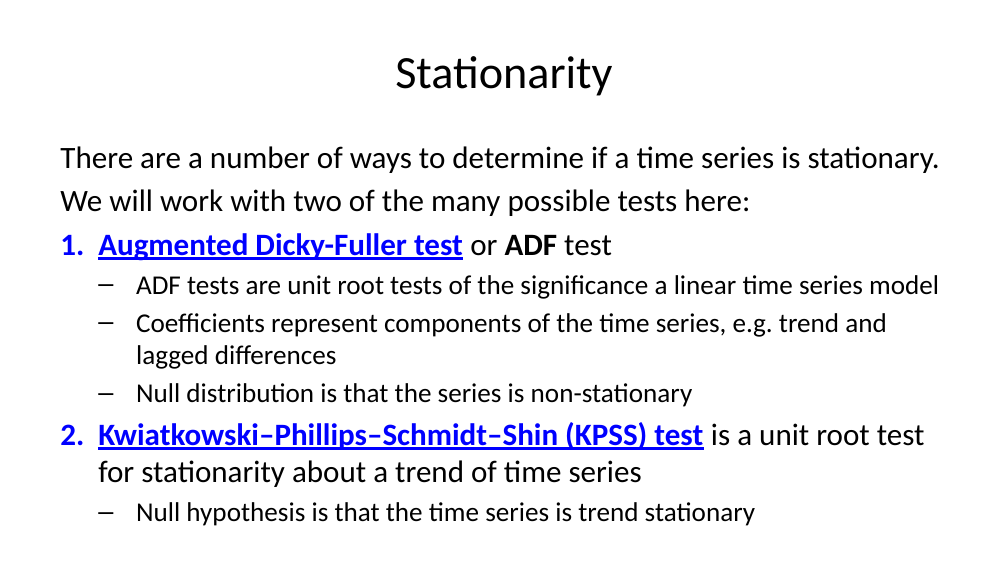
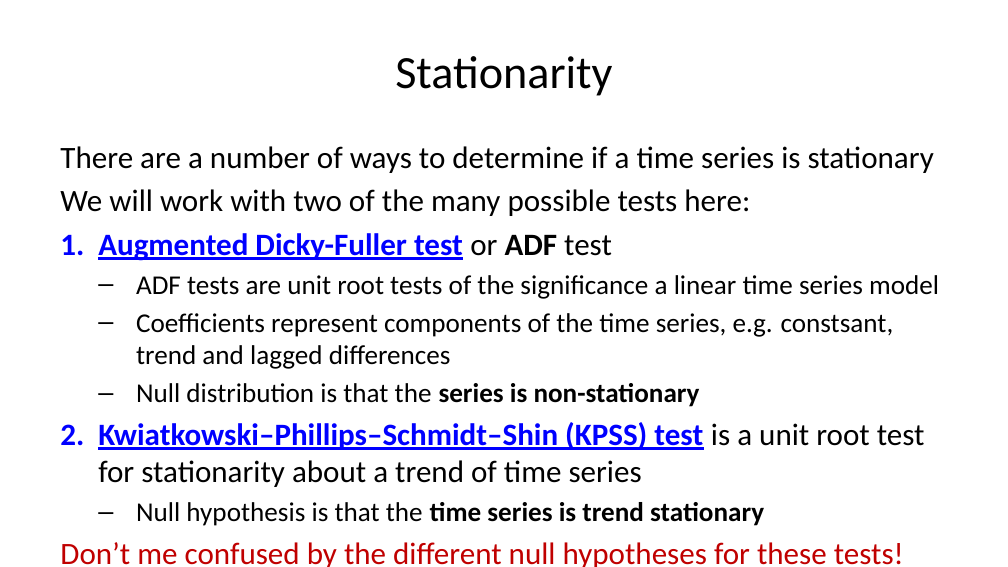
Before and after one commit to StephenElston/CSCI-E-83, a slide deck: slide 54 of LectureSlides/11_IntroductionToTimeSeries.pptx. Drawn at 1008x567 pixels with LibreOffice and Linux fonts; fonts in the diff are those of the drawing. Boxes give left, top, right and bottom in pixels: in the first picture for what was removed or moved away, otherwise in the second. Text is boxed around its words. In the diff, an @@ line names an element or a change of style, - is before the commit and + after.

```diff
--- a/LectureSlides/11_IntroductionToTimeSeries.pptx
+++ b/LectureSlides/11_IntroductionToTimeSeries.pptx
@@ text at box(60, 146, 934, 173): text changed @@
-There are a number of ways to determine if a time series is stationary.
+There are a number of ways to determine if a time series is stationary
@@ text at box(136, 313, 894, 369): text changed @@
-  – Coefficients represent components of the time series, e.g. trend and lagged differences
+  – Coefficients represent components of the time series, e.g. constsant, trend and lagged differences
@@ text at box(136, 383, 764, 526): bold on in "series is non-stationary", "time series is trend stationary" @@
@@ text at box(60, 542, 904, 567): paragraph added @@
+Don’t me confused by the different null hypotheses for these tests!
```
Also in this commit, not shown: 2 other slides changed, 5 slides added.
